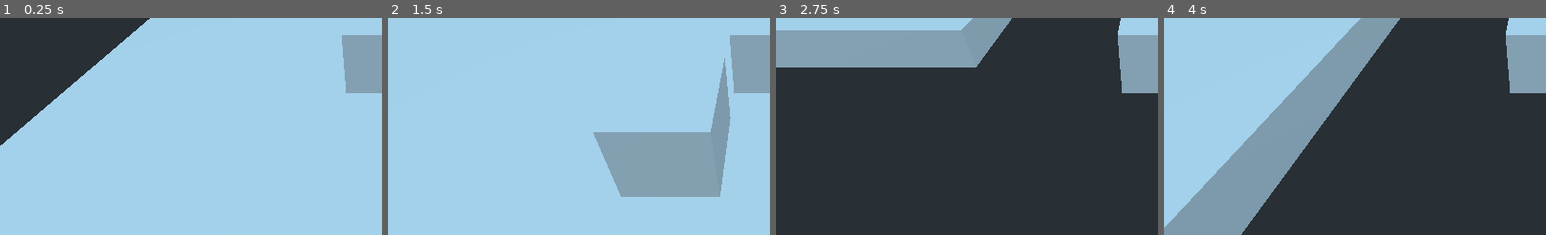
Above: before the commit, frames 1-4 (left to right).
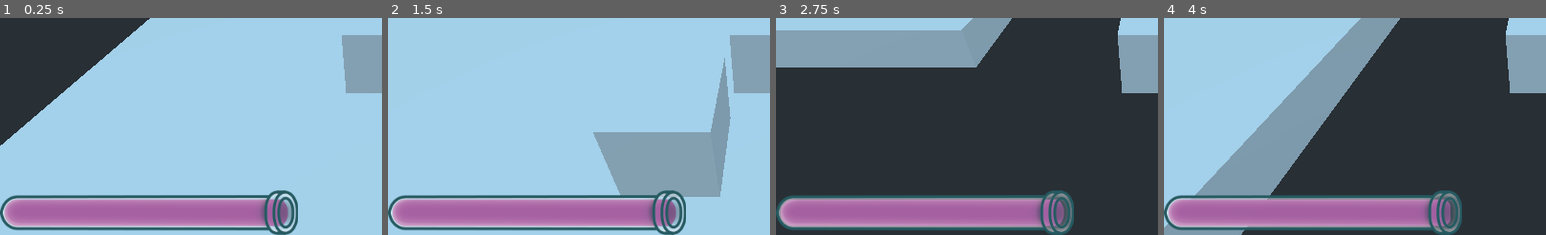
Above: after the commit, the same moments.

Repository: JoonasHeinonen/dynamite-sam-mine
Game: Godot game, scene res://scenes/levels/Main.tscn
Two runs of this game, one before a commit and one after it. Both use one fixed random seed, a clock stepped at 60 frames per second and the inputs below.
Inputs:
- Up to frame 1 (0.25 s): no input
- Up to frame 2 (1.5 s): tap Enter (ui_accept) at 0.5, 0.77 s; hold D (ui_right) 0.53-1.28 s; hold S (ui_down) from 1.28 s (still down)
- Up to frame 3 (2.75 s): tap Enter (ui_accept) at 1.52 s; release S (ui_down) at 2.03 s; hold D (ui_right) from 2.03 s (still down)
- Up to frame 4 (4 s): release D (ui_right) at 2.78 s; hold W (ui_up) 2.78-3.53 s; tap Enter (ui_accept) at 3.02, 3.77 s; hold A (ui_left) from 3.53 s (still down)
The pictures show only the part of the screen within x 0-50%, y 50-100%; the shares and areas given below are measured in that part.

The runs differ from the first frame. In frame 1, 12% of the frame differs, in the area x 0-78%, y 79-100%; in frame 2, 12%; in frame 3, 13%; in frame 4, 13%.

Commit message:
feature/lamp-oil: Lamp oil, animation and restart done.

Diff:
--- a/scenes/Player/Player.tscn
+++ b/scenes/Player/Player.tscn
@@ -1,7 +1,9 @@
-[gd_scene load_steps=6 format=2]
+[gd_scene load_steps=8 format=2]
 
 [ext_resource path="res://src/scripts/player/player.gd" type="Script" id=1]
 [ext_resource path="res://src/scripts/player/player_interact_radius.gd" type="Script" id=2]
+[ext_resource path="res://resources/images/ui/lamp_oil_bottle.png" type="Texture" id=3]
+[ext_resource path="res://resources/images/ui/lamp_oil.png" type="Texture" id=4]
 
 [sub_resource type="CubeMesh" id=1]
 
@@ -29,5 +31,34 @@
 transform = Transform( 4, 0, 0, 0, 2, 0, 0, 0, 4, 0, 1, 0 )
 shape = SubResource( 3 )
 
+[node name="LampOilTimer" type="Timer" parent="."]
+wait_time = 0.5
+autostart = true
+
+[node name="PlayerUI" type="Control" parent="."]
+margin_right = 1024.0
+margin_bottom = 600.0
+
+[node name="VBoxContainer" type="VBoxContainer" parent="PlayerUI"]
+margin_right = 1024.0
+margin_bottom = 600.0
+alignment = 2
+
+[node name="HBoxContainer" type="VBoxContainer" parent="PlayerUI/VBoxContainer"]
+self_modulate = Color( 1, 1, 1, 0 )
+margin_top = 540.0
+margin_right = 1024.0
+margin_bottom = 600.0
+alignment = 1
+
+[node name="LampOil" type="TextureProgress" parent="PlayerUI/VBoxContainer/HBoxContainer"]
+margin_right = 1024.0
+margin_bottom = 60.0
+value = 100.0
+texture_over = ExtResource( 3 )
+texture_progress = ExtResource( 4 )
+
 [connection signal="body_entered" from="InteractRadius" to="InteractRadius" method="_on_InteractRadius_body_entered"]
 [connection signal="body_exited" from="InteractRadius" to="InteractRadius" method="_on_InteractRadius_body_exited"]
+[connection signal="timeout" from="LampOilTimer" to="." method="_on_LampOilTimer_timeout"]
+[connection signal="value_changed" from="PlayerUI/VBoxContainer/HBoxContainer/LampOil" to="." method="_on_LampOil_value_changed"]
--- a/src/scripts/player/player.gd
+++ b/src/scripts/player/player.gd
@@ -3,15 +3,18 @@
 export var speed : float  	= 0
 
 onready var interact_radius = $InteractRadius
+onready var lamp_oil_ui 	= $PlayerUI/VBoxContainer/HBoxContainer/LampOil
 
 # In-game player-specific variables
-var player_lamp_oil : float = 10.0
-var player_health : float 	= 10.0
+var player_lamp_oil : float = 100.0
+var player_health : int 	= 10
+var player_start : bool 	= true
+var player_game_over : bool = false
 var player_inv : Array		= []
-var player_start : bool 	= true
 
+# Player logic defining variables
+var interactables : Array 	= []
 var velocity 			  	= Vector3(0, 0, 0)
-var interactables : Array 	= []
 
 # Called when the node enters the scene tree for the first time.
 func _ready():
@@ -19,6 +22,8 @@
 
 # Called every frame. 'delta' is the elapsed time since the previous frame.
 func _process(delta):
+	if (player_start):
+		$LampOilTimer.autostart = true
 	interactables = interact_radius.interactables
 	walk(5,  "x") if (Input.is_action_pressed("ui_right")) else stop_player()
 	walk(-5, "x") if (Input.is_action_pressed("ui_left"))  else stop_player()
@@ -44,3 +49,11 @@
 func stop_player():
 	velocity.x = lerp(velocity.x, 0, 0.01)
 	velocity.z = lerp(velocity.z, 0, 0.01)
+
+# Decrease the lamp oil value by half second.
+func _on_LampOilTimer_timeout():
+	player_lamp_oil -= 0.5 if player_lamp_oil > 0 else get_tree().reload_current_scene()
+	lamp_oil_ui.value = player_lamp_oil
+
+func _on_LampOil_value_changed(value):
+	print(lamp_oil_ui.value)
--- /dev/null
+++ b/src/scripts/player/player_ui.gd
@@ -0,0 +1,5 @@
+extends Control
+
+# Called when the node enters the scene tree for the first time.
+func _ready():
+	pass # Replace with function body.
Binary file added: resources/images/ui/lamp_oil.png
Not shown, added: resources/images/ui/lamp_oil.png.import
Binary file added: resources/images/ui/lamp_oil_bottle.png
Not shown, added: resources/images/ui/lamp_oil_bottle.png.import
